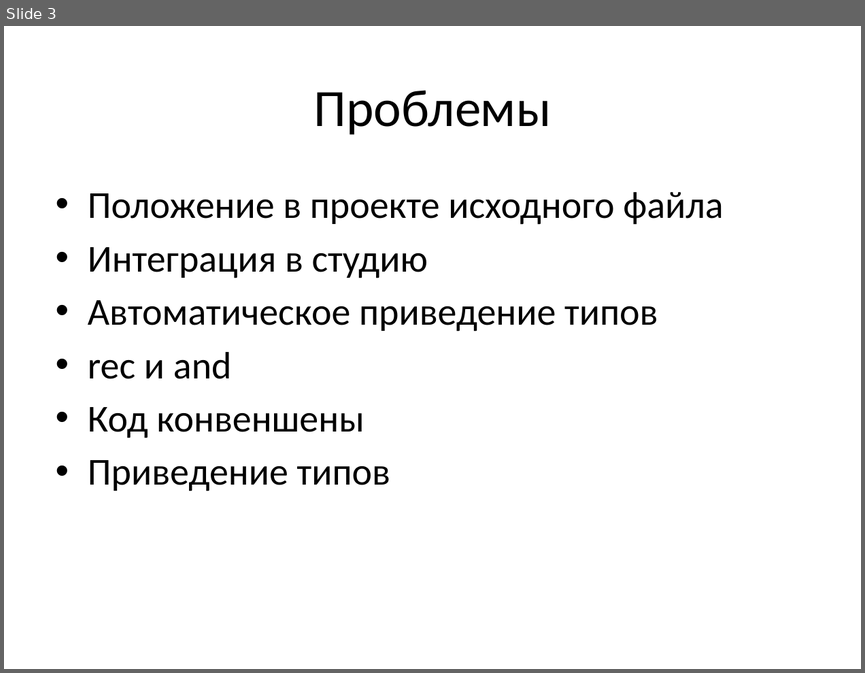
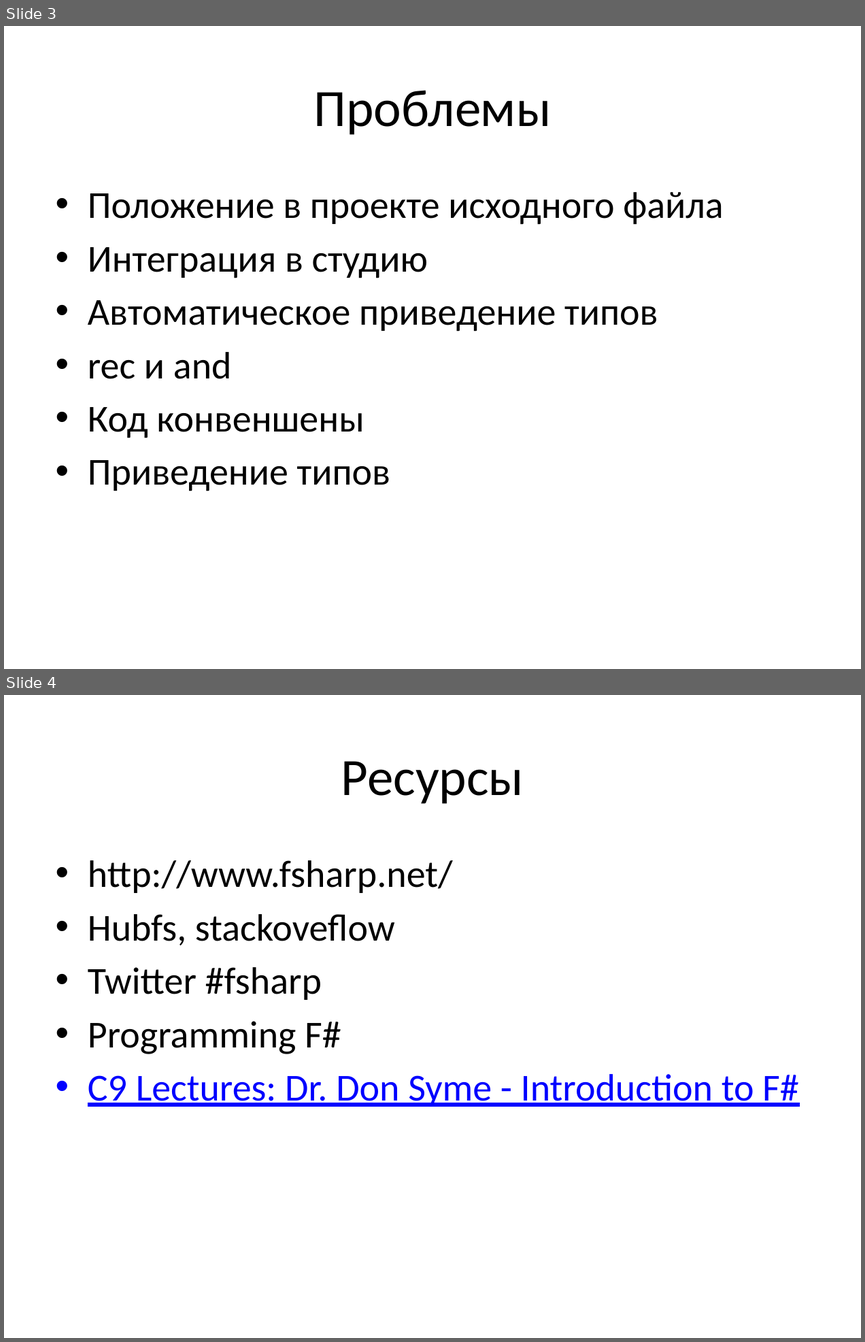
Before and after one commit to chaliy/my_talks, a slide deck: NormalFSharp/NormalFSharp.pptx. Shown one above the other, each under a label of ours: slide 3 before the commit, slides 3 and 4 after it. The pictures are 865x673 and 865x1342 pixels, drawn with LibreOffice and Linux fonts; fonts in the diff are those of the drawing. Boxes give left, top, right and bottom in pixels: in the first picture for what was removed or moved away, otherwise in the second. Text is boxed around its words. In the diff, an @@ line names an element or a change of style, - is before the commit and + after.

Commit message:
NormalFSharp: added resources

```diff
--- a/NormalFSharp/NormalFSharp.pptx
+++ b/NormalFSharp/NormalFSharp.pptx
@@ slide 4 added at box(4, 695, 861, 1338), background #FFFFFF @@
@@ title added at box(341, 761, 524, 804), 44 pt, text #000000 @@
+Ресурсы
@@ text added at box(88, 860, 799, 1106), 32 pt, text #000000 @@
+• http://www.fsharp.net/
+• Hubfs, stackoveflow
+• Twitter #fsharp
+• Programming F#
+• C9 Lectures: Dr. Don Syme - Introduction to F#
```
